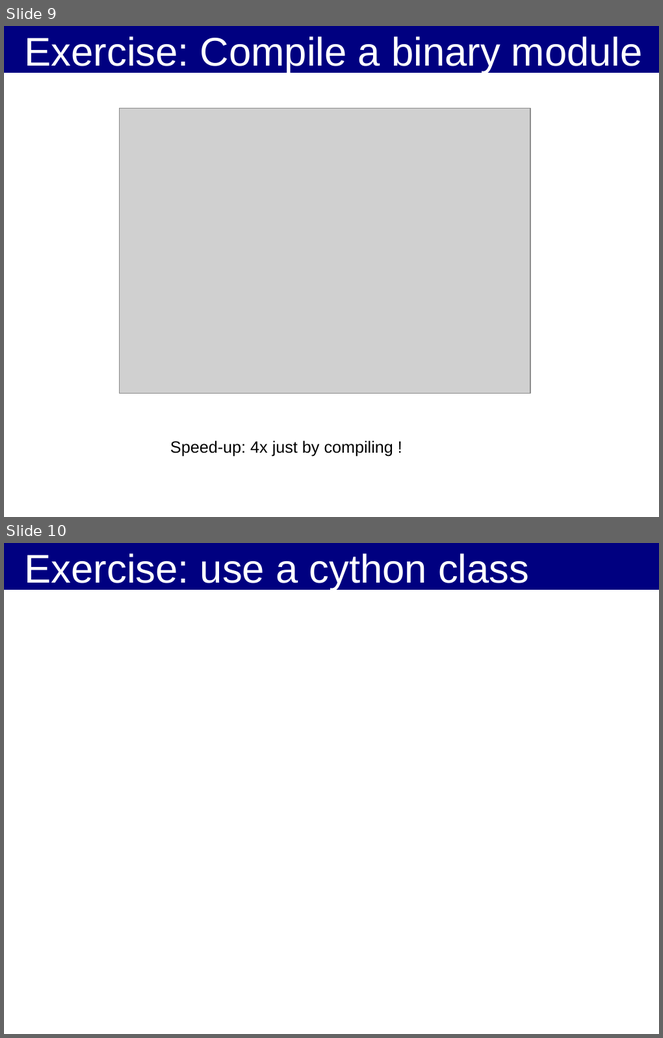
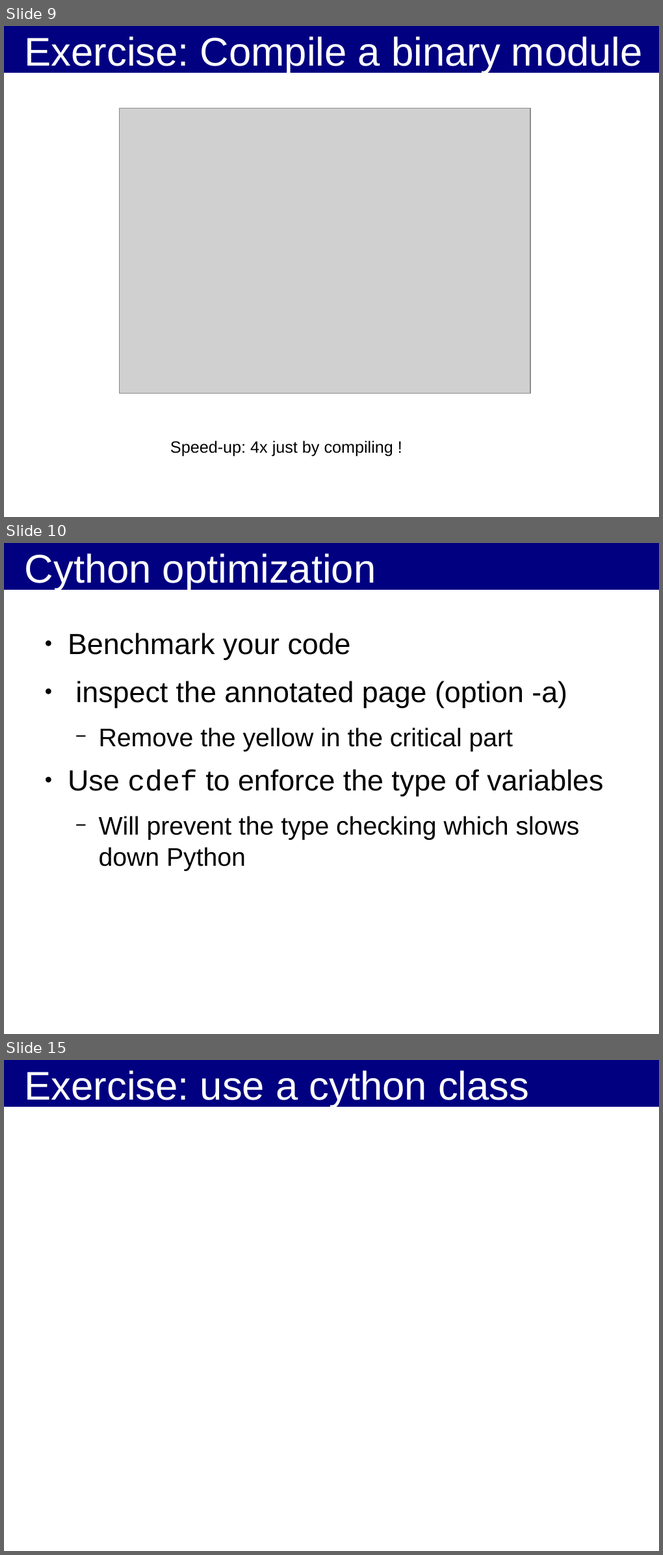
Before and after one commit to kif/HPP, a slide deck: Cython_OpenCL.odp. Shown one above the other, each under a label of ours: slides 9 and 10 before the commit, slides 9, 10 and 15 after it; the slides between them are not shown. The pictures are 663x1038 and 663x1555 pixels, drawn with LibreOffice and Linux fonts; fonts in the diff are those of the drawing; grey boxes stand for pictures; background and template pictures are left out. Boxes give left, top, right and bottom in pixels: in the first picture for what was removed or moved away, otherwise in the second. Text is boxed around its words. In the diff, an @@ line names an element or a change of style, - is before the commit and + after.

Commit message:
work on cython

```diff
--- a/Cython_OpenCL.odp
+++ b/Cython_OpenCL.odp
@@ slide 10 added at (4,543,659,1034), background #FFFFFF; not listed: 1 template element that a slide beside it also shows @@
@@ title added at (25,553,376,590), 44 pt, text #FFFFFF @@
+Cython optimization
@@ text added at (68,633,603,871), 32 pt, text #000000 @@
+● Benchmark your code
+● inspect the annotated page (option -a)
+  − Remove the yellow in the critical part
+● Use cdef to enforce the type of variables
+  − Will prevent the type checking which slows down Python
@@ what was slide 10 is now slide 15 @@
```
Also in this commit, not shown: 4 slides changed, 4 other slides added.
